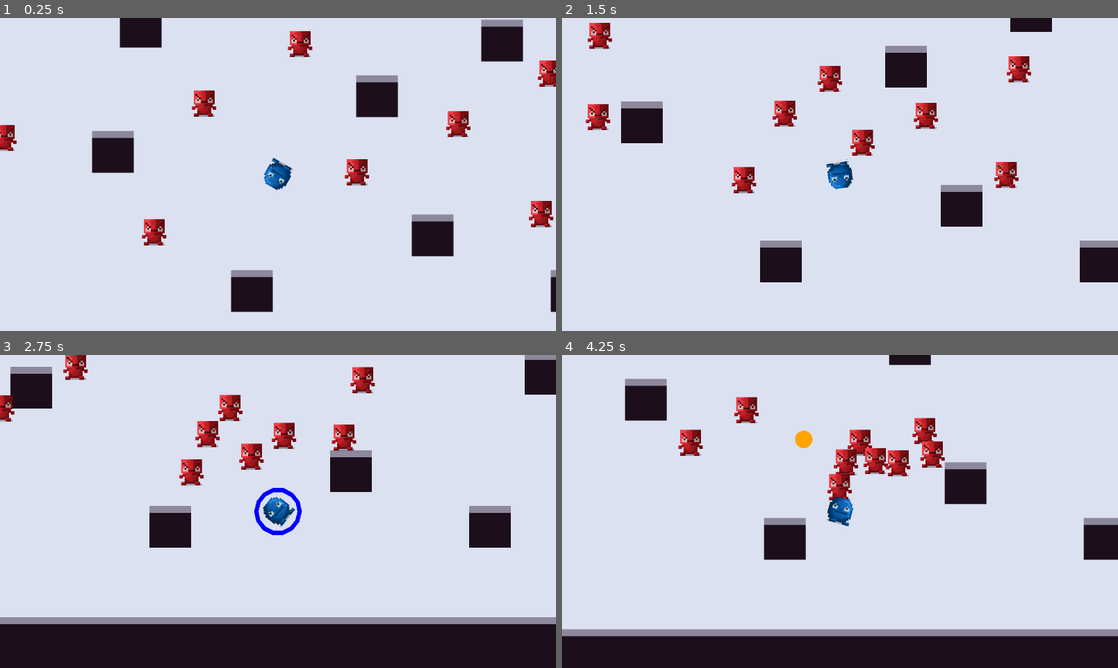
Above: before the commit, frames 1-4 (two rows, left to right).
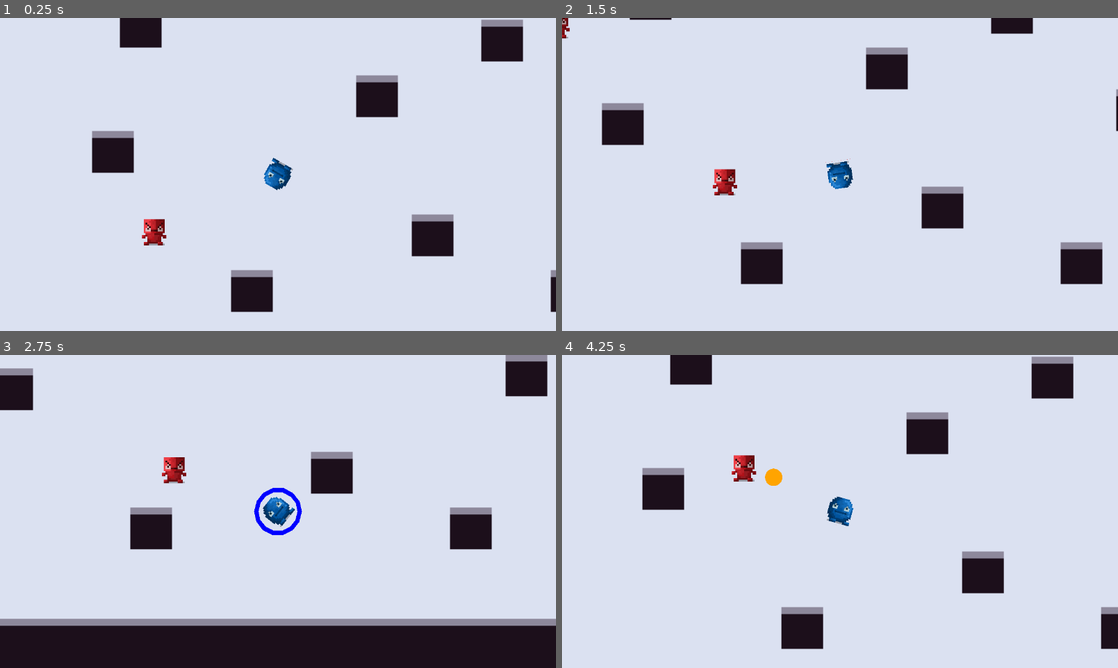
Above: after the commit, the same moments.

Repository: CertifiedIdiots/Bomber
Game: Godot game, scene res://Levels/Main.tscn
The game is run twice, just before and just after one commit, with the same random seed, the same clock (stepped at 60 frames per second) and the same inputs.
Inputs (mouse positions are in pixels of both pictures, inside the frame that each line leads up to):
- Up to frame 1 (0.25 s): no input
- Up to frame 2 (1.5 s): move the mouse to (962, 158) at 0.52 s; hold D (move_right) 0.53-1.28 s; hold Right mouse button (shield) 0.53-1.28 s; move the mouse to (728, 190) at 1.27 s; hold Down (move_down) from 1.28 s (still down); click (728, 190) at 1.35 s
- Up to frame 3 (2.75 s): right-click (166, 527) at 1.55 s; move the mouse to (333, 442) at 2.02 s; release Down (move_down) at 2.03 s; hold D (move_right) from 2.03 s (still down); hold Right mouse button (shield) from 2.03 s (still down)
- Up to frame 4 (4.25 s): move the mouse to (812, 574) at 2.77 s; release D (move_right) at 2.78 s; release Right mouse button (shield) at 2.78 s; hold W (move_up) 2.78-3.53 s; right-click (812, 574) at 2.85 s; move the mouse to (1006, 558) at 3.52 s; press the mouse at (1006, 558) at 3.53 s; hold A (move_left) from 3.53 s (still down); right-click (1006, 558) at 3.8 s

The runs differ from the first frame. In frame 1, 2.0% of the frame differs, in the area x 0-100%, y 4-67%; in frame 2, 8.5%; in frame 3, 8.7%; in frame 4, 25%, in the area x 0-100%, y 0-100%.

Commit message:
end my suffering

Diff:
--- a/Levels/Main.tscn
+++ b/Levels/Main.tscn
@@ -282,31 +282,10 @@
 
 [node name="Player" parent="YSort" instance=ExtResource( 2 )]
 position = Vector2( 502, 290 )
-health = 1000
+health = 200
 
 [node name="Enemy" parent="YSort" instance=ExtResource( 4 )]
 position = Vector2( 346, 364 )
 
-[node name="Enemy2" parent="YSort" instance=ExtResource( 4 )]
-position = Vector2( 724, 229 )
-
-[node name="Enemy3" parent="YSort" instance=ExtResource( 4 )]
-position = Vector2( 608, 288 )
-
-[node name="Enemy4" parent="YSort" instance=ExtResource( 4 )]
-position = Vector2( 172, 247 )
-
-[node name="Enemy5" parent="YSort" instance=ExtResource( 4 )]
-position = Vector2( 829, 170 )
-
-[node name="Enemy6" parent="YSort" instance=ExtResource( 4 )]
-position = Vector2( 406, 199 )
-
-[node name="Enemy7" parent="YSort" instance=ExtResource( 4 )]
-position = Vector2( 820, 339 )
-
-[node name="Enemy8" parent="YSort" instance=ExtResource( 4 )]
-position = Vector2( 530, 126 )
-
 [node name="KinematicBody2D" parent="YSort" instance=ExtResource( 3 )]
 position = Vector2( 129, 99 )
--- a/Objects/Enemy.tscn
+++ b/Objects/Enemy.tscn
@@ -17,12 +17,17 @@
 region_enabled = true
 region_rect = Rect2( 128, 48, 16, 16 )
 
-[node name="Tween" type="Tween" parent="Sprite"]
-
 [node name="CollisionShape2D" type="CollisionShape2D" parent="."]
+visible = false
 position = Vector2( 0, -1 )
 shape = SubResource( 1 )
 
-[node name="Area2D" type="Area2D" parent="."]
+[node name="DamageShape" type="Area2D" parent="."]
+position = Vector2( 0, -1 )
 
-[connection signal="body_entered" from="Area2D" to="." method="_on_Area2D_body_entered"]
+[node name="DmgHitBox" type="CollisionShape2D" parent="DamageShape"]
+shape = SubResource( 1 )
+
+[node name="Tween" type="Tween" parent="."]
+
+[connection signal="body_entered" from="DamageShape" to="." method="_on_Area2D_body_entered"]
--- a/Scripts/Enemy.gd
+++ b/Scripts/Enemy.gd
@@ -1,9 +1,12 @@
 extends "Living.gd"
 
-export(int) var speed = 100
-var attack_range = 70
-var attack_cooldown = 3.0
+export(int) var speed = 80
+var attack_range = 90
+var attack_cooldown = rand_range(2.5, 5.0)
+var dash_length = 120.0
 const friction = 0.1
+
+
 
 var attack_scene = preload("res://Objects/Attack.tscn")
 
@@ -12,45 +15,51 @@
 
 func _physics_process(delta):
 	var distance = get_distance_to_player()
+
 	if stunned:
-		velocity = lerp(velocity, Vector2.ZERO, friction)
-		velocity = move_and_slide(velocity, Vector2.ZERO, false, 1)
+		movement = lerp(movement, Vector2.ZERO, friction)
+		movement = move_and_slide(movement, Vector2.ZERO, false, 1)
 	elif distance.length() > attack_range:
-		velocity = distance.normalized() * speed
-		velocity = move_and_slide(velocity)
+		movement = distance.normalized() * speed
+		movement = move_and_slide(movement)
 	elif not stunned and distance.length() <= attack_range:
 		attack(get_parent().get_node("Player"))
 
+
 	attack_cooldown = max(0, attack_cooldown - delta)
+#	self.windup = max(0, self.windup - delta)
 
 func get_distance_to_player():
 	var player = get_parent().get_node("Player")
 	if player == null:
 		return Vector2.ZERO
 
-	return (player.position - self.position)
+	return (player.global_position - self.global_position)
 
-func _on_Area2D_body_entered(body: Node):
-	if self.is_dashing():
-		body.damage(50)
-
-func windup(time: float):
-	stunned = time
+#func windup(time):
+#	self.stunned = time
 #	$Sprite/Tween.interpolate_property(self, "position", Vector2())
 
 func dash_attack():
-	self.dashing = true
-	print("enemey dash")
-	self.dashing = false
+	var player = get_parent().get_node("Player")
+	var direction = player.global_position - self.global_position
+	var endpoint = direction.normalized() * dash_length
+	$CollisionShape2D.disabled = true
+	$Tween.interpolate_property(self, "position", self.position, endpoint, 0.4, Tween.TRANS_LINEAR, Tween.EASE_OUT)
+#	print(endpoint)
+#	print(player.position)
+
+	$Tween.start()
+#	$CollisionShape2D.disabled = false
 
 func attack(target):
 	var cooldown = attack_cooldown
-	self.windup(0.3)
+#	self.windup(0.3)
 	if cooldown <= 0:
 		stunned = 1.0
-		self.dash_attack()
-		cooldown = 3.0
-
+		dash_attack()
+		cooldown = rand_range(2.5, 5.0)
+#		print(target.position)
 
 
 
--- a/Scripts/Explosion.gd
+++ b/Scripts/Explosion.gd
@@ -21,4 +21,4 @@
 	if body.is_in_group(self.target):
 		body.damage(50)
 		body.stunned = 0.5
-		body.velocity = (body.position - self.position) * 5
+		body.movement = (body.position - self.position) * 5
--- a/Scripts/Living.gd
+++ b/Scripts/Living.gd
@@ -3,7 +3,7 @@
 export(int) var health = 100
 var stunned = 0
 var dashing = false
-var velocity = Vector2.ZERO
+var movement = Vector2.ZERO
 
 func _process(delta):
 	stunned = max(0, stunned - delta)
@@ -21,6 +21,3 @@
 
 func is_stunned():
 	return stunned <= 0
-
-func is_dashing():
-	return dashing
--- a/Scripts/PlayerController.gd
+++ b/Scripts/PlayerController.gd
@@ -44,9 +44,9 @@
 
 func _physics_process(delta):
 	if stunned:
-		velocity = Vector2.ZERO
+		movement = Vector2.ZERO
 	else:
-		velocity = Input.get_vector("move_left", "move_right", "move_up", "move_down") * move_speed
+		movement = Input.get_vector("move_left", "move_right", "move_up", "move_down") * move_speed
 		if Input.is_action_pressed("shield"):
-			velocity /= 2
-	velocity = move_and_slide(velocity)
+			movement /= 2
+	movement = move_and_slide(movement)
